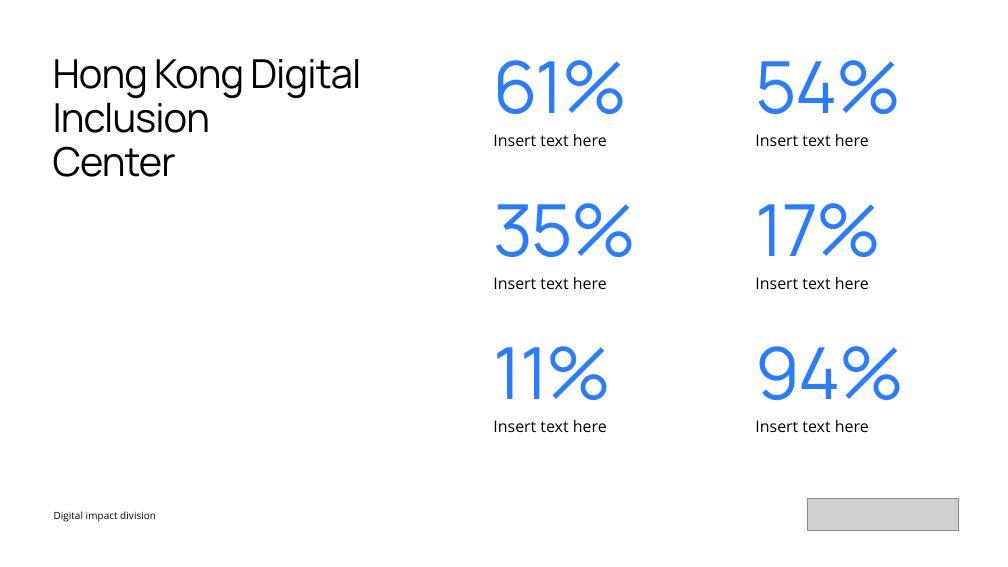
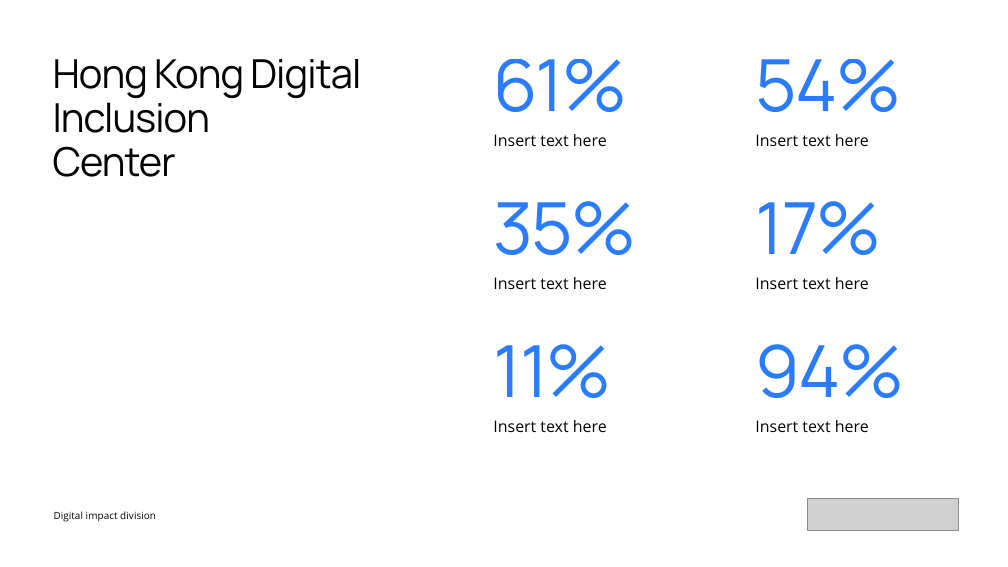
Before and after one commit to mdelprete91-cpu/presentazione, a slide deck: slide 11 of PPT giga.pptx. Drawn at 1008x567 pixels with LibreOffice and Linux fonts; fonts in the diff are those of the drawing; grey boxes stand for pictures. Boxes give left, top, right and bottom in pixels: in the first picture for what was removed or moved away, otherwise in the second. Text is boxed around its words. In the diff, an @@ line names an element or a change of style, - is before the commit and + after.

```diff
--- a/PPT giga.pptx
+++ b/PPT giga.pptx
@@ vertical alignment bottom to middle in 6 elements at bbox=[493, 59, 626, 112], bbox=[493, 201, 636, 255], bbox=[493, 344, 611, 398], bbox=[755, 59, 901, 112], bbox=[755, 201, 881, 255], bbox=[755, 344, 904, 398] @@
```
